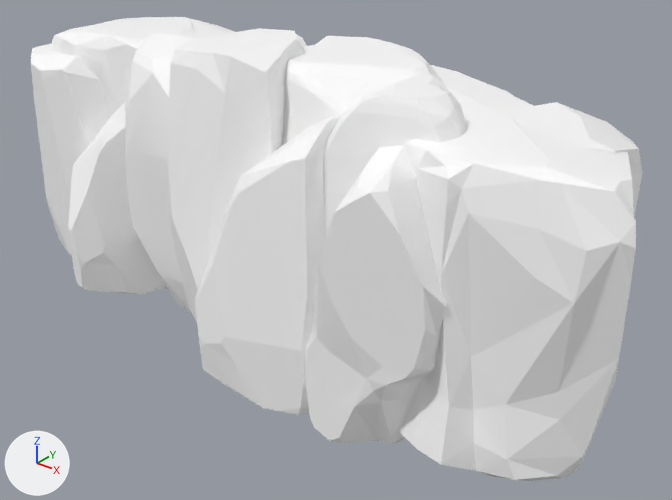
A saved change to the glTF model assets/synty/tropical/models/SM_Env_Rock_Cliff_03.glb.
One viewpoint serves both versions: a camera (50 mm lens) standing at (17.2, -19.9, 14.6) and looking at (1.1, 0.1, 2.2). The axes (+X, +Y, +Z) are drawn at lower left. The lights are the same throughout.

Script lines for the objects in view, before the commit:
```python
mat_nature22 = principled_material('Nature22')
mat_nature22.base_color = (1.0, 1.0, 1.0)  # white #ffffff
mat_nature22.roughness = 0.553
me_mesh = bpy.data.meshes.new('Mesh')
me_mesh.from_pydata(...)  # 1600 vertices, 3196 faces; spans x -11.2..11.1, y -4.5..4.6, z -1.5..8.7
me_mesh.materials.append(mat_nature22)  # white #ffffff
ob_sm_env_rock_cliff_03 = bpy.data.objects.new('SM_Env_Rock_Cliff_03', me_mesh)
ob_sm_env_rock_cliff_03.location = (0.0, 0.0, 0.0)
```
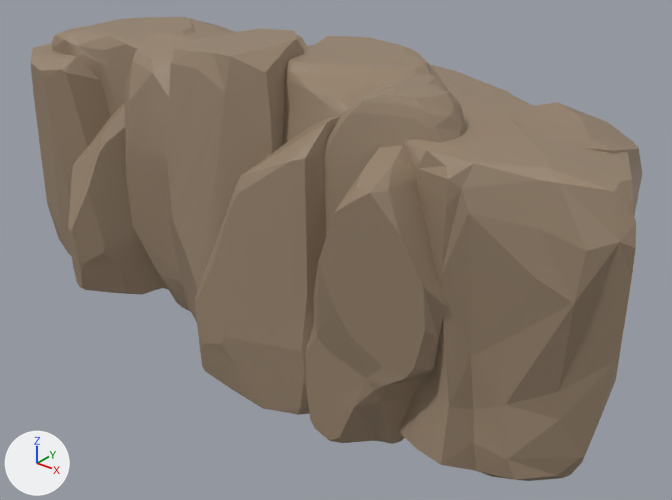
Diff of the bpy script that builds the scene:
```diff
--- a/assets/synty/tropical/models/SM_Env_Rock_Cliff_03.glb.py
+++ b/assets/synty/tropical/models/SM_Env_Rock_Cliff_03.glb.py
@@ img_polygonnaturebiomes_tropical_texture_01 @@
+img_polygonnaturebiomes_tropical_texture_01 = load_image('PolygonNatureBiomes_Tropical_Texture_01', '_unpacked/PolygonNatureBiomes_Tropical_Texture_01', 4096, 4096, 'sRGB')
@@ mat_nature22 @@
 mat_nature22 = principled_material('Nature22')
-mat_nature22.base_color = (1.0, 1.0, 1.0)  # white #ffffff
+mat_nature22.texture = img_polygonnaturebiomes_tropical_texture_01
 mat_nature22.roughness = 0.553
```

Pixel boxes (x1, y1, x2, y2) of what changed, in the pictures (672 x 500 px):
'SM_Env_Rock_Cliff_03', surface changed (white to brown)
    both: (31, 17, 642, 481)
